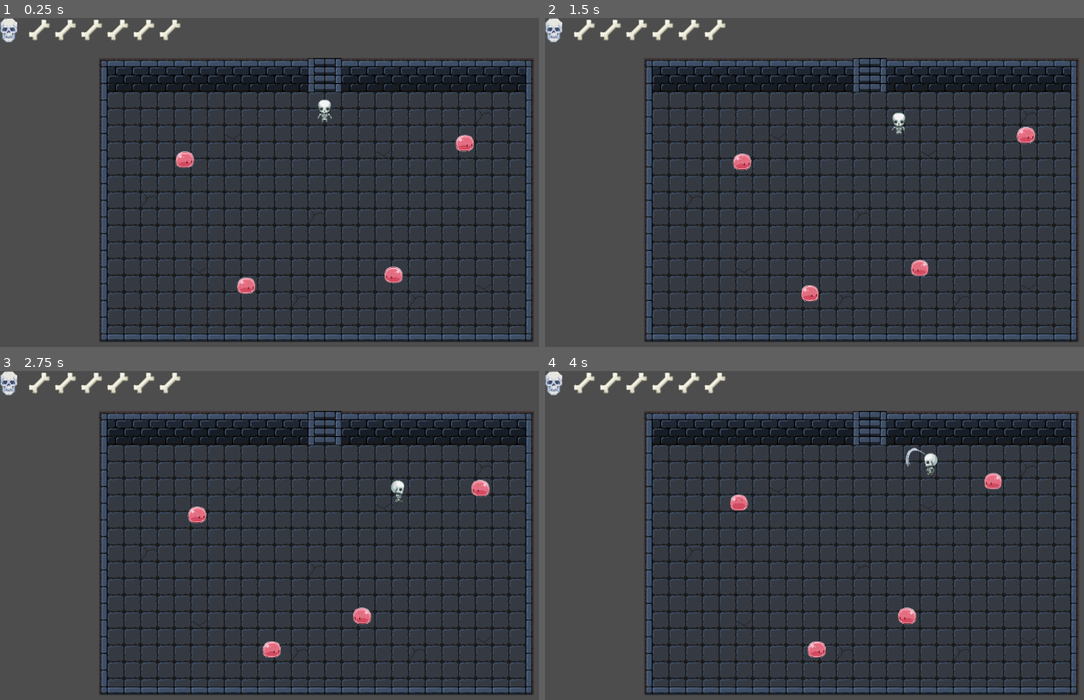
Above: before the commit, frames 1-4 (two rows, left to right).
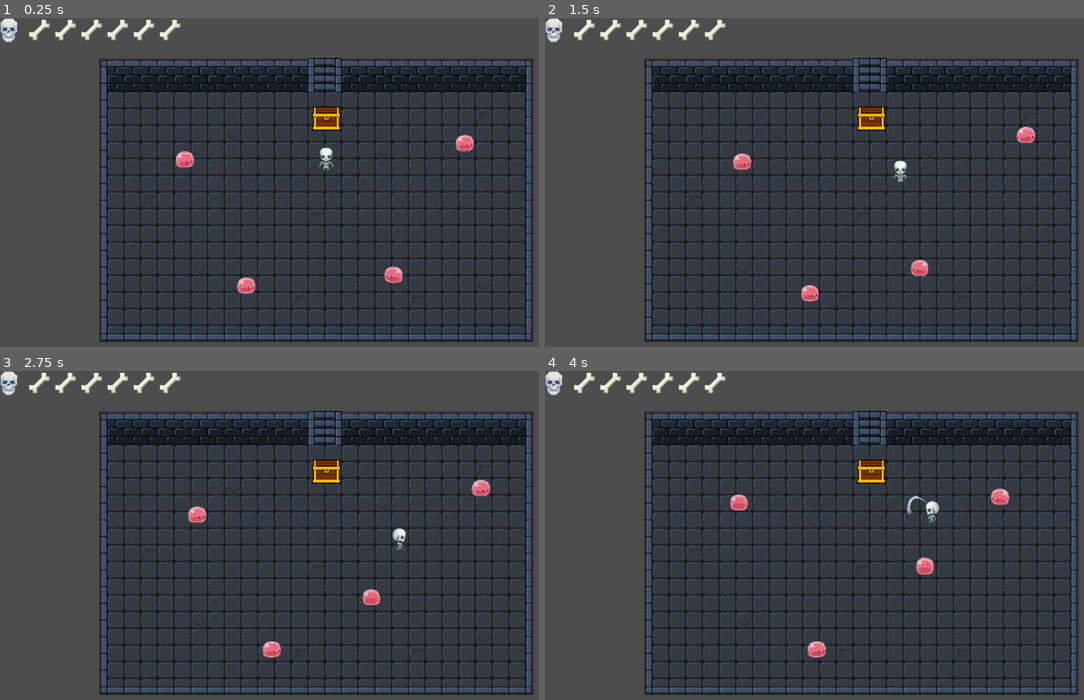
Above: after the commit, the same moments.

Repository: JISaldana/LootNBones
Game: Godot game, scene res://TestRoom.tscn
Same seed, same stepped clock (60 frames per second), same inputs: the game is played once before the commit and once after it.
Inputs:
- Up to frame 1 (0.25 s): no input
- Up to frame 2 (1.5 s): tap Enter (ui_accept) at 0.5, 0.77 s; hold Right (ui_right) 0.53-1.28 s; hold Down (ui_down) from 1.28 s (still down)
- Up to frame 3 (2.75 s): tap Enter (ui_accept) at 1.52 s; release Down (ui_down) at 2.03 s; hold Right (ui_right) from 2.03 s (still down)
- Up to frame 4 (4 s): release Right (ui_right) at 2.78 s; hold Up (ui_up) 2.78-3.53 s; tap Enter (ui_accept) at 3.02, 3.77 s; hold Left (ui_left) from 3.53 s (still down)

The runs differ from the first frame. In frame 1, 0.5% of the frame differs, in the area x 57-64%, y 24-47%; in frame 2, 0.6%; in frame 3, 0.9%; in frame 4, 1.3%, in the area x 57-87%, y 23-78%.

Commit message:
objects added

Diff:
--- /dev/null
+++ b/Objects/Chest.tscn
@@ -0,0 +1,26 @@
+[gd_scene format=3 uid="uid://blk8wgt82vglx"]
+
+[ext_resource type="Texture2D" uid="uid://cowfbtw52w3xk" path="res://Objects/Chest placeholder.png" id="1_b17c2"]
+
+[sub_resource type="SpriteFrames" id="SpriteFrames_b17c2"]
+animations = [{
+"frames": [{
+"duration": 1.0,
+"texture": ExtResource("1_b17c2")
+}],
+"loop": true,
+"name": &"default",
+"speed": 5.0
+}]
+
+[sub_resource type="RectangleShape2D" id="RectangleShape2D_qf57r"]
+size = Vector2(48, 19)
+
+[node name="CharacterBody2D" type="CharacterBody2D" unique_id=875425501]
+
+[node name="AnimatedSprite2D" type="AnimatedSprite2D" parent="." unique_id=371847157]
+sprite_frames = SubResource("SpriteFrames_b17c2")
+
+[node name="CollisionShape2D" type="CollisionShape2D" parent="." unique_id=1961935467]
+position = Vector2(0, -1.5)
+shape = SubResource("RectangleShape2D_qf57r")
--- a/TestRoom.tscn
+++ b/TestRoom.tscn
@@ -5,6 +5,7 @@
 [ext_resource type="PackedScene" uid="uid://cn3c3t51k18yv" path="res://HPBoneScene.tscn" id="2_lkjp7"]
 [ext_resource type="Texture2D" uid="uid://3e58fijuqos3" path="res://Player/Interface/SkullHPBar.png" id="3_j3be3"]
 [ext_resource type="PackedScene" uid="uid://bfd4btf4nw3xm" path="res://Player/Player.tscn" id="5_fk7fr"]
+[ext_resource type="PackedScene" uid="uid://blk8wgt82vglx" path="res://Objects/Chest.tscn" id="7_adu6t"]
 [ext_resource type="PackedScene" uid="uid://b7cxosv5eb8jv" path="res://Enemies/Slime.tscn" id="10_yjt0e"]
 
 [sub_resource type="TileSetAtlasSource" id="TileSetAtlasSource_gcbeg"]
@@ -345,8 +346,11 @@
 limit_right = 877
 limit_bottom = 586
 
+[node name="Area2D" parent="." unique_id=675398238 instance=ExtResource("7_adu6t")]
+position = Vector2(435, 116)
+
 [node name="Player" parent="." unique_id=647239139 instance=ExtResource("5_fk7fr")]
-position = Vector2(431, 98)
+position = Vector2(434, 190)
 
 [node name="SlimeEnemy" parent="." unique_id=446430930 instance=ExtResource("10_yjt0e")]
 position = Vector2(692, 166)
--- a/project.godot
+++ b/project.godot
@@ -26,6 +26,7 @@
 
 enemies=""
 player=""
+Objects=""
 
 [physics]
 
Binary file added: Objects/Chest placeholder.png
Not shown, added: Objects/Chest placeholder.png.import
